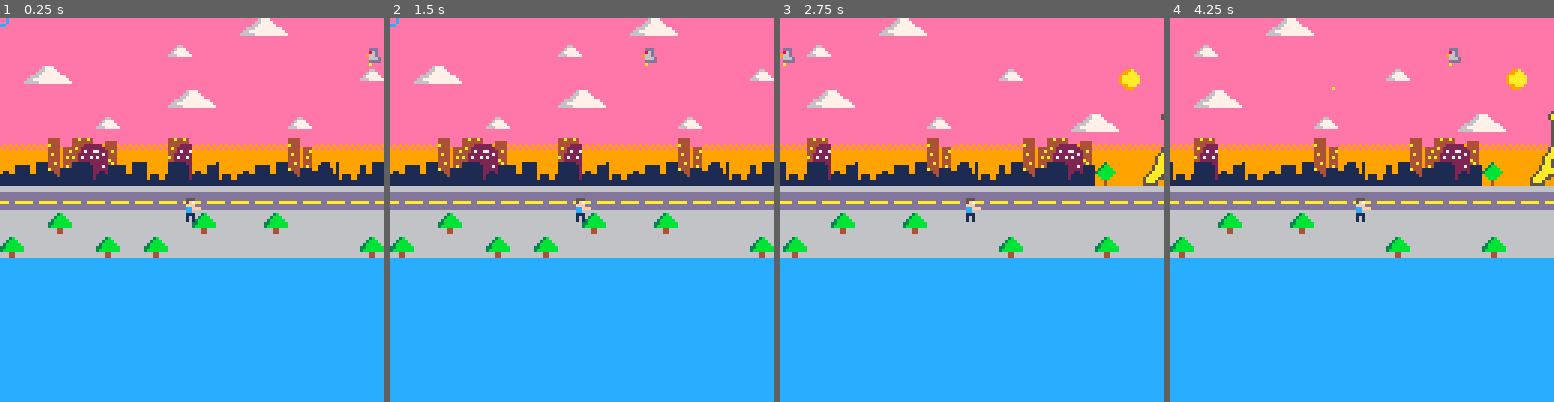
Above: before the commit, frames 1-4 (left to right).
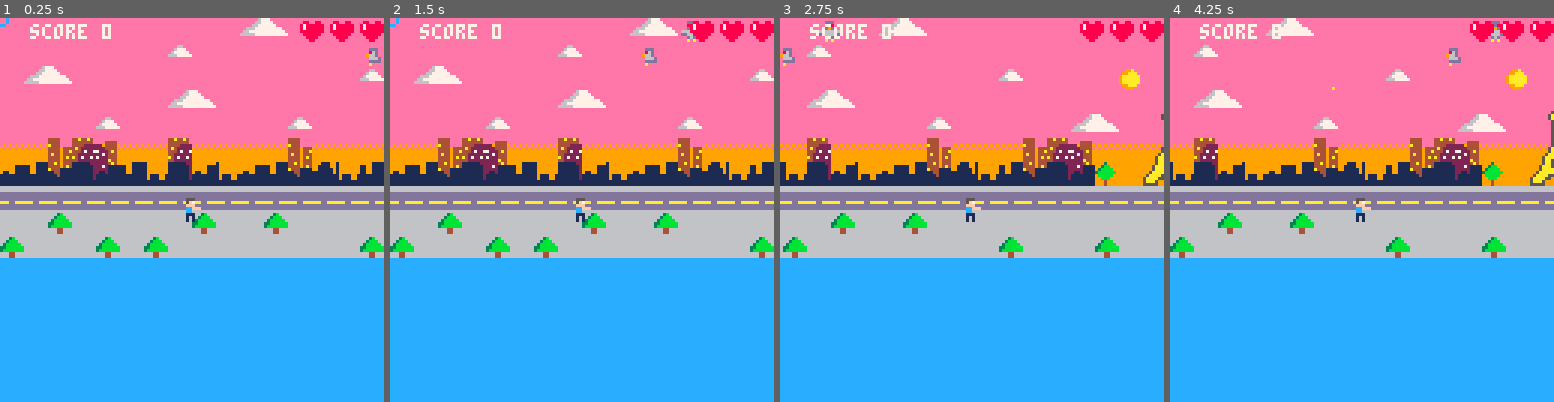
Above: after the commit, the same moments.

Repository: julie17-d/projet-collectif---pico-8
Game: PICO-8 cartridge commun.p8
Same seed, same stepped clock (60 frames per second), same inputs: the game is played once before the commit and once after it.
Inputs:
- Up to frame 1 (0.25 s): no input
- Up to frame 2 (1.5 s): tap X (X key) at 0.33, 1.07 s
- Up to frame 3 (2.75 s): hold Right 1.6-2.1 s; tap X (X key) at 1.85 s; hold Right from 2.47 s (still down)
- Up to frame 4 (4.25 s): tap X (X key) at 2.97, 4.08 s; release Right at 3.03 s; hold Left 3.08-3.58 s; hold Right from 4.02 s (still down)

The runs differ from the first frame. In frame 1, 1.1% of the frame differs, in the area x 7-100%, y 0-7%; in frame 2, 1.2%; in frame 3, 1.2%; in frame 4, 1.2%.

Commit message:
Update commun.p8

Diff:
--- a/commun.p8
+++ b/commun.p8
@@ -6,6 +6,7 @@
 	bullets={}
 	pigeons={}
 	explosions={}
+	score=0
 	sfx(1)
 end
 
@@ -22,7 +23,7 @@
 
 	update_bullets()
 	if #pigeons==0 then
-		spawn_pigeons(3)
+		spawn_pigeons(rnd(7))
 	end
 	update_pigeons()
 	update_explosions()
@@ -40,6 +41,7 @@
 	--pigeons
 	for e in all(pigeons) do
 		spr(23,e.x,e.y)
+		spr(2,e.x+15,e.y-10)
 	end
 
 	--explosions
@@ -48,14 +50,15 @@
 	for b in all(bullets) do
 		spr(18,b.x,b.y)
 	end
-end
-
---if personage==0 then
---print ("score:"..score,40,1,12)
-
-spr(34,1,1)
-spr(34,9,1)
-spr(34,17,1)
+	--score
+	print("score "..score,p.x-50,2,7)
+	--vie
+	spr(34,p.x+40,1)
+ spr(34,p.x+50,1)
+ spr(34,p.x+60,1)
+end
+
+
 
 
 
@@ -96,17 +99,20 @@
  for i=1, amount do
 	add(pigeons,{
 		x=p.x+68,
-		y=10
+		y=10,
+		life=2
 	})
  end
 end
 
 function update_pigeons()
 	for pigeon in all(pigeons) do
-		pigeon.x -= 0.5
+		pigeon.x-= 0.5
 		if pigeon.x < p.x-68 then
 			del(pigeons,pigeon)
 		end
+	end
+end
 
 
 		--collision
@@ -114,11 +120,14 @@
 			if collision(pigeon,b) then
 		 	create_explosions(pigeon.x,pigeon.y)
 				del(bullets,b)
-				del(pigeons,pigeon)
-			end
-		end
-	end
-end
+				pigeons.life-=1
+				if pigeon.life==0 then
+			 	del(pigeons,pigeon)
+			  score+=100
+		 	end
+	 	end
+	end
+
 -->8
 --collision
 
@@ -189,13 +198,13 @@
 eeeeeee5a5eeeeee000880000008800000000000000000000000000000000000eeeeed66ddddd666666ddddd66deeeee11111111722244491111111100000000
 eeeeeee5a5eeeeee000000000000000000000000000000000000000000000000eeeeeedd6666d666666d6666ddeeeeee111111112222a4491111111100000000
 eeeeeee5a5eeeeee000000000000000000000000eeeeee6777eeeeee00000000eeeeeeeedd66d666666d66ddeeeeeeee0000000000000000cccccccc00000000
-eeeeeee5a5eeeeee000000000000000000000000eeeee667777eeeee00000000eeeeeeeeeeddd666666dddeeeeeeeeee0000000000000000cccccccc00000000
-e9e9e9e5a5e9e9e9000000000000000000000000eeee66777777eeee00000000eeeeeeeeeeeeddddddddeeeeeeeeeeee0000000000000000cccccccc00000000
+eeeeeee5a5eeeeee000070000000000000000000eeeee667777eeeee00000000eeeeeeeeeeddd666666dddeeeeeeeeee0000000000000000cccccccc00000000
+e9e9e9e5a5e9e9e90b0070b00000000000000000eeee66777777eeee00000000eeeeeeeeeeeeddddddddeeeeeeeeeeee0000000000000000cccccccc00000000
 9e9e9e5aaa599e9e000000000000000000000000ee666777777777ee00000000eeeeeeeeeeeedddeedddeeeeeeeeeeee0000000000000000cccccccc00000000
-9999995aaa599999000000000000000000000000e66777777777777e00000000eeeeeeeeeeeedddeedddeeeeeeeeeeee0000000000000000cccccccc00000000
-999995aaaaa59999000000000000000000000000666667777777777700000000eeeeeeeeeeeeaaaeeaaaeeeeeeeeeeee0000000000000000cccccccc00000000
-99995aaaaaaa5999000000000000000000000000eeeeeeeeeeeeeeee00000000eeeeeeeeeeeeaaaeeaaaeeeeeeeeeeee0000000000000000cccccccc00000000
-99995aa555aa5999000000000000000000000000eeeeeeeeeeeeeeee00000000eeeeeeeeeeeeeeeeeeeeeeeeeeeeeeee0000000000000000cccccccc00000000
+9999995aaa599999000b00000000000000000000e66777777777777e00000000eeeeeeeeeeeedddeedddeeeeeeeeeeee0000000000000000cccccccc00000000
+999995aaaaa59999000000b00000000000000000666667777777777700000000eeeeeeeeeeeeaaaeeaaaeeeeeeeeeeee0000000000000000cccccccc00000000
+99995aaaaaaa59990b0070000000000000000000eeeeeeeeeeeeeeee00000000eeeeeeeeeeeeaaaeeaaaeeeeeeeeeeee0000000000000000cccccccc00000000
+99995aa555aa5999000070000000000000000000eeeeeeeeeeeeeeee00000000eeeeeeeeeeeeeeeeeeeeeeeeeeeeeeee0000000000000000cccccccc00000000
 99995aa555aa599999999999eeeeeeee00000000eeeeeeeeeeeeeeee00000000eeeeeeeeeeeeeeeeeeeeeeeeeeeeeeee00000000000000000000000000000000
 9995aaa555aaa59999999999eeeeeeee00000000eeeeeeeeeeeeeeee00000000eeeeeeeeeeeeeeeeeeeeeeeeeeeeeeee00000000000000000000000000000000
 9995aaaaaaaaa59999999999eeeeeeee00000000eeeeeeeeeeeeeeee00000000eeeeeeeeeeeeeeeeeeeeeeeeeeeeeeee00000000000000000000000000000000
